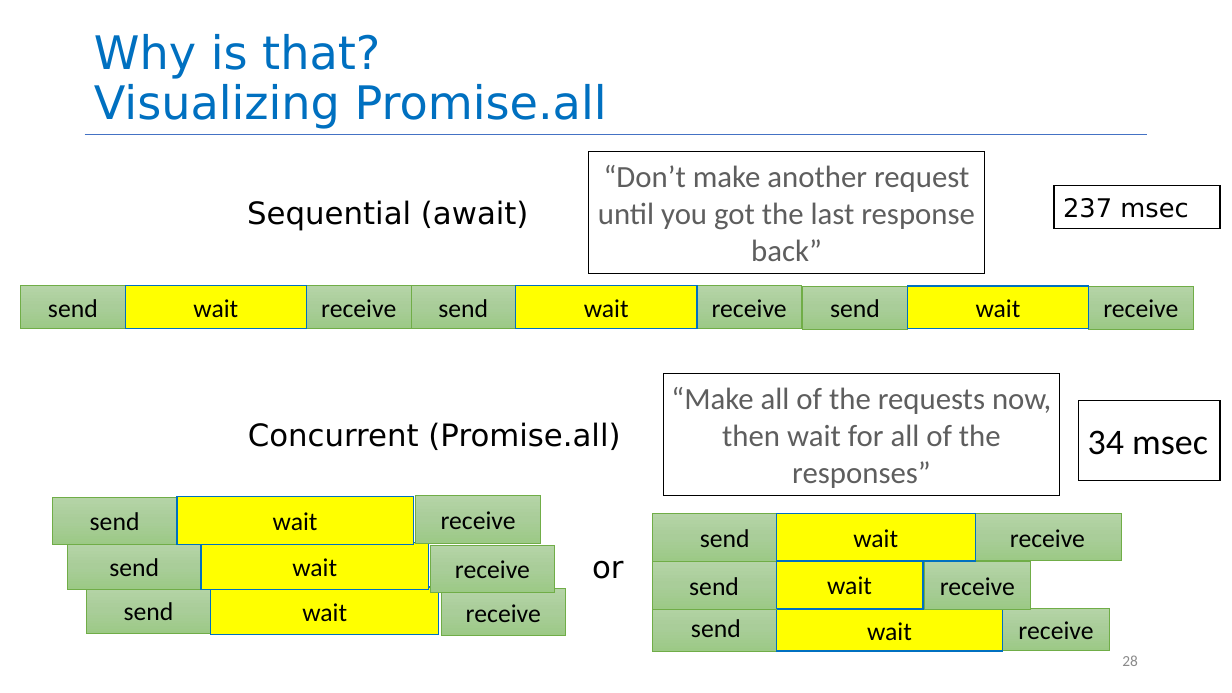
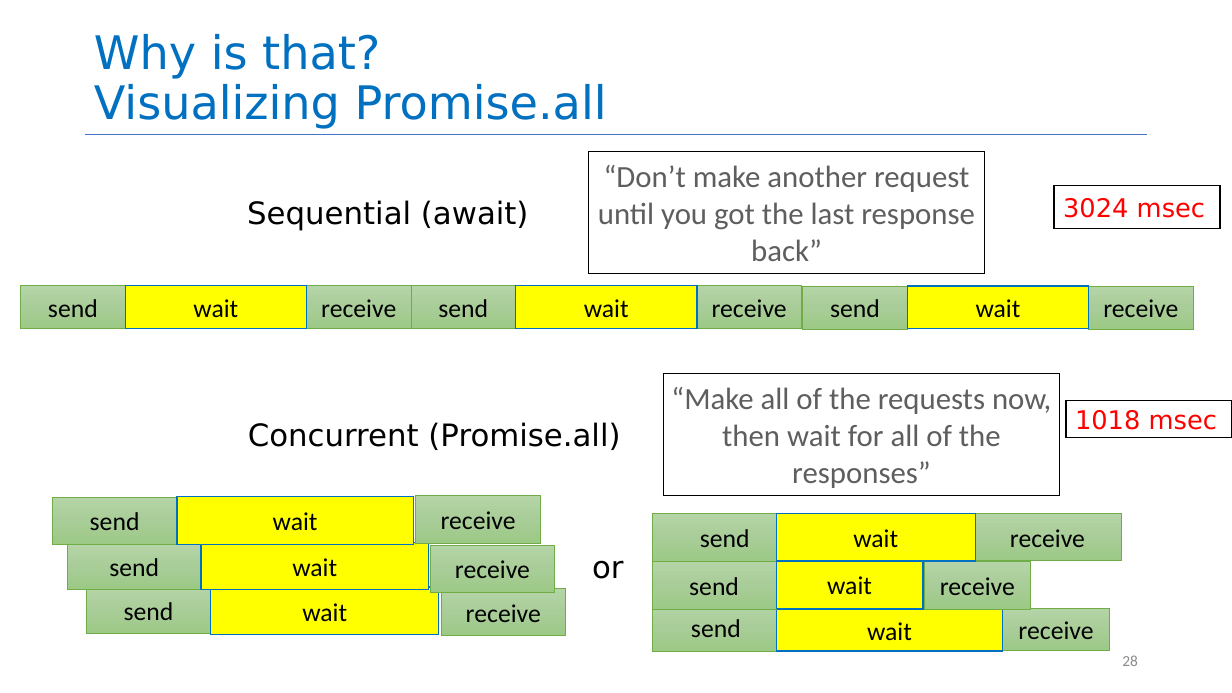
Before and after one commit to neu-se/CS4530-Fall-2026, a slide deck: slide 28 of Slides/Module 08 Concurrency.pptx. Drawn at 1232x693 pixels with LibreOffice and Linux fonts; fonts in the diff are those of the drawing. Boxes give left, top, right and bottom in pixels: in the first picture for what was removed or moved away, otherwise in the second. Text is boxed around its words. In the diff, an @@ line names an element or a change of style, - is before the commit and + after.

```diff
--- a/Slides/Module 08 Concurrency.pptx
+++ b/Slides/Module 08 Concurrency.pptx
@@ text in rectangle at bbox=[1063, 198, 1205, 218]: text changed; text colour #000000 to #FF0000 @@
-237 msec
+3024 msec
@@ rectangle "1018 msec": place and size @@
-rectangle "1018 msec" at bbox=[1079, 401, 1220, 481]
+rectangle "1018 msec" at bbox=[1067, 401, 1232, 438]
@@ text in rectangle at bbox=[1075, 410, 1217, 430]: text changed; size 28 to 20 pt; font Calibri to DejaVu Sans; text colour #000000 to #FF0000 @@
-34 msec
+1018 msec
```
Also in this commit, not shown: 3 other slides changed, 1 other file.
